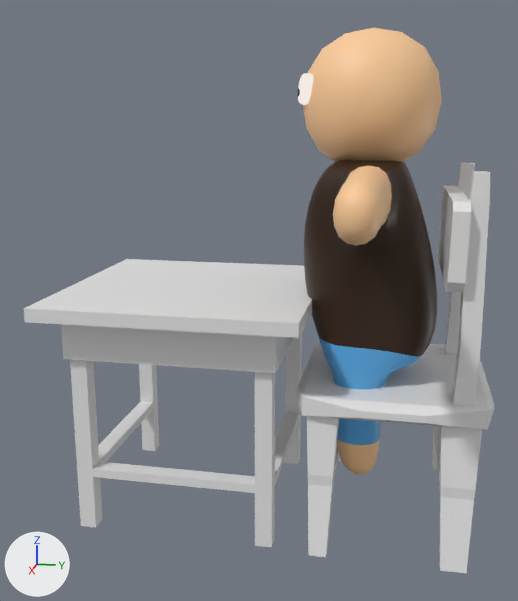
An edit to the Blender file Assets/Models/Characters/Modelo_Rig_Completo.blend, drawn before and after from the same camera.
Camera for both pictures: a 50 mm lens placed at (5.58, 0.27, 2.7), pointed at (0.06, -0.83, 1.32). Lighting does not change. The marker at lower left points along +X, +Y and +Z. The first picture is the older version.

The first picture shows 'Cuerpo', 'MesaAlumno', 'Silla' and 1 more.
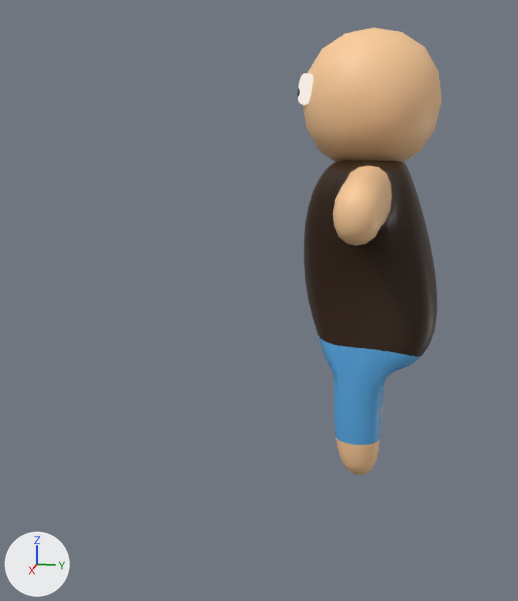
Boxes [x1, y1, x2, y2] around the edits, measured in the pictures (518 x 601 px):
'MesaAlumno', hidden
    before: [24, 259, 312, 548]
'Silla', hidden
    before: [297, 163, 494, 573]

Patch to the scene script:
```diff
--- a/Assets/Models/Characters/Modelo_Rig_Completo.blend.py
+++ b/Assets/Models/Characters/Modelo_Rig_Completo.blend.py
@@ ob_silla @@
 ob_silla.scale = (0.865, 0.865, 0.865)
+ob_silla.hide_set(True)
@@ ob_mesaalumno @@
 ob_mesaalumno.scale = (1.0, 1.0, 0.0735)
+ob_mesaalumno.hide_set(True)
```
